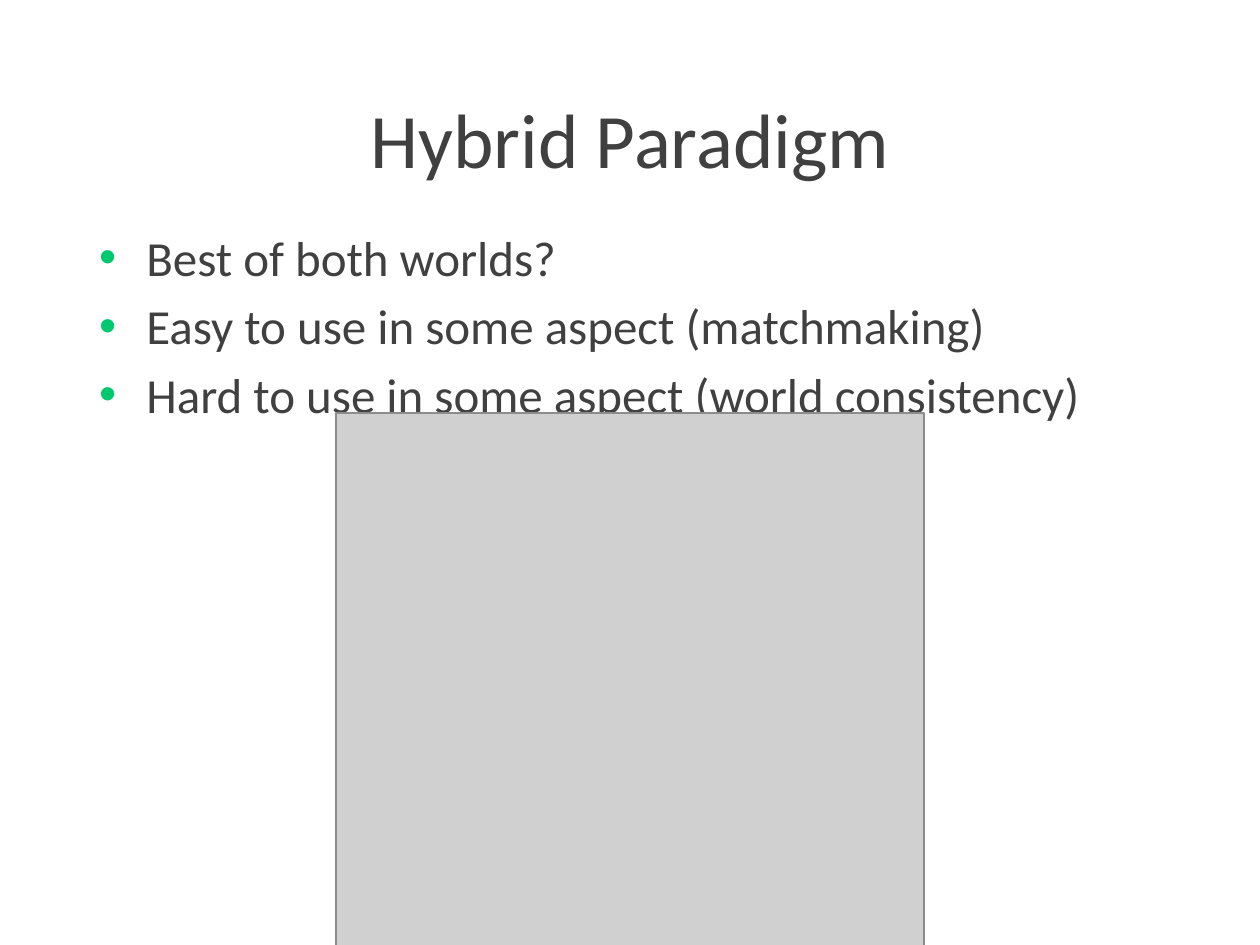
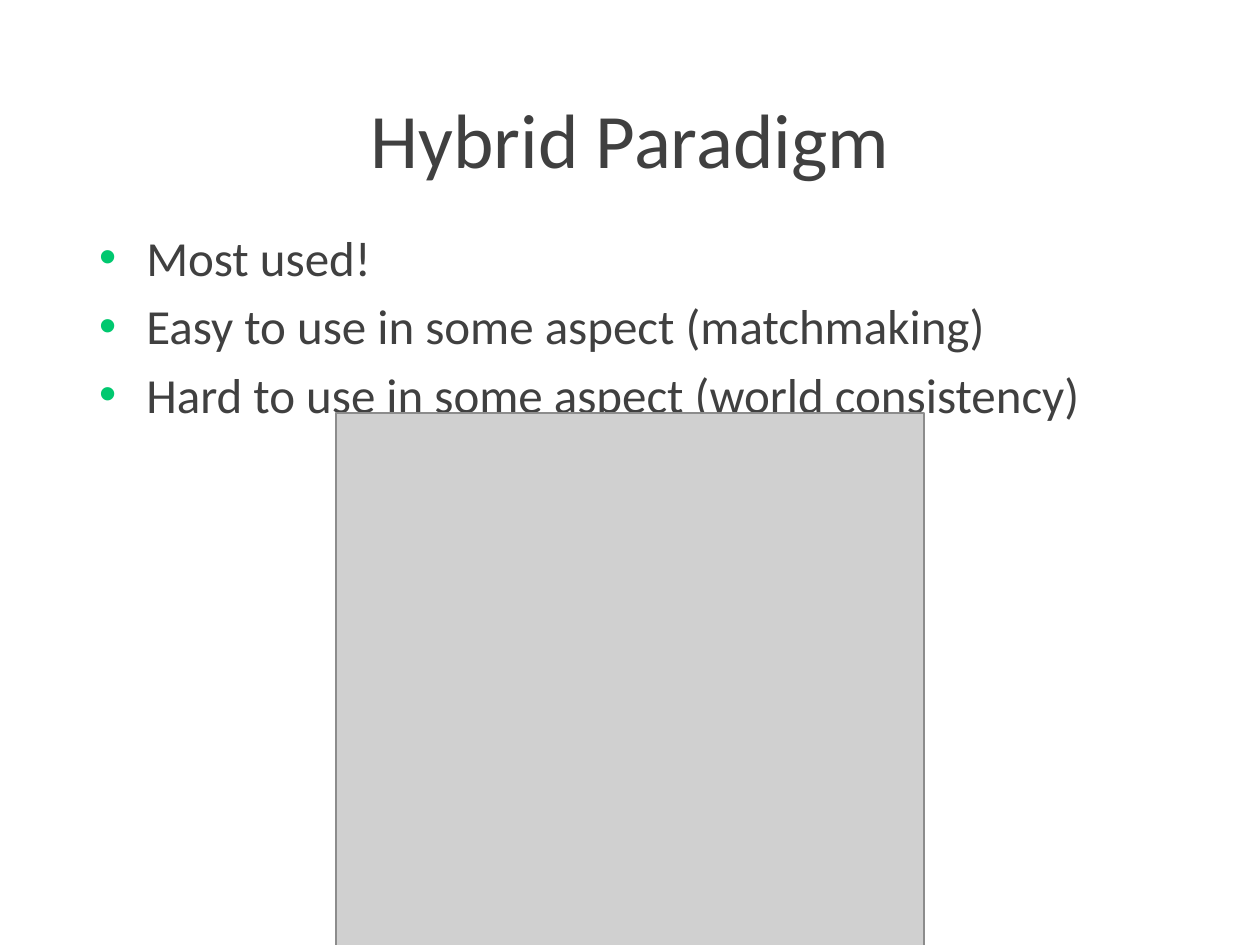
Before and after one commit to Lotti/codemotion2015, a slide deck: slide 11 of slides/slides.pptx. Drawn at 1260x945 pixels with LibreOffice and Linux fonts; fonts in the diff are those of the drawing; grey boxes stand for pictures; background and template pictures are left out. Boxes give left, top, right and bottom in pixels: in the first picture for what was removed or moved away, otherwise in the second. Text is boxed around its words. In the diff, an @@ line names an element or a change of style, - is before the commit and + after.

```diff
--- a/slides/slides.pptx
+++ b/slides/slides.pptx
@@ text at (146, 242, 371, 277): text changed @@
-• Best of both worlds?
+• Most used!
```
Also in this commit, not shown: 2 other slides changed.
